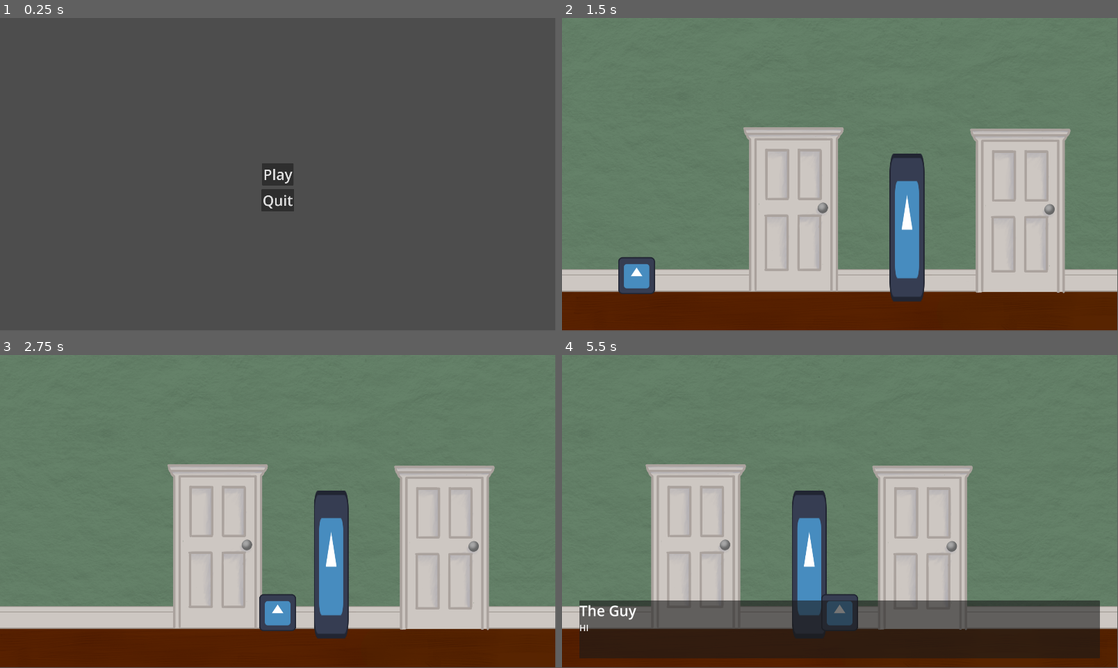
Above: before the commit, frames 1-4 (two rows, left to right).
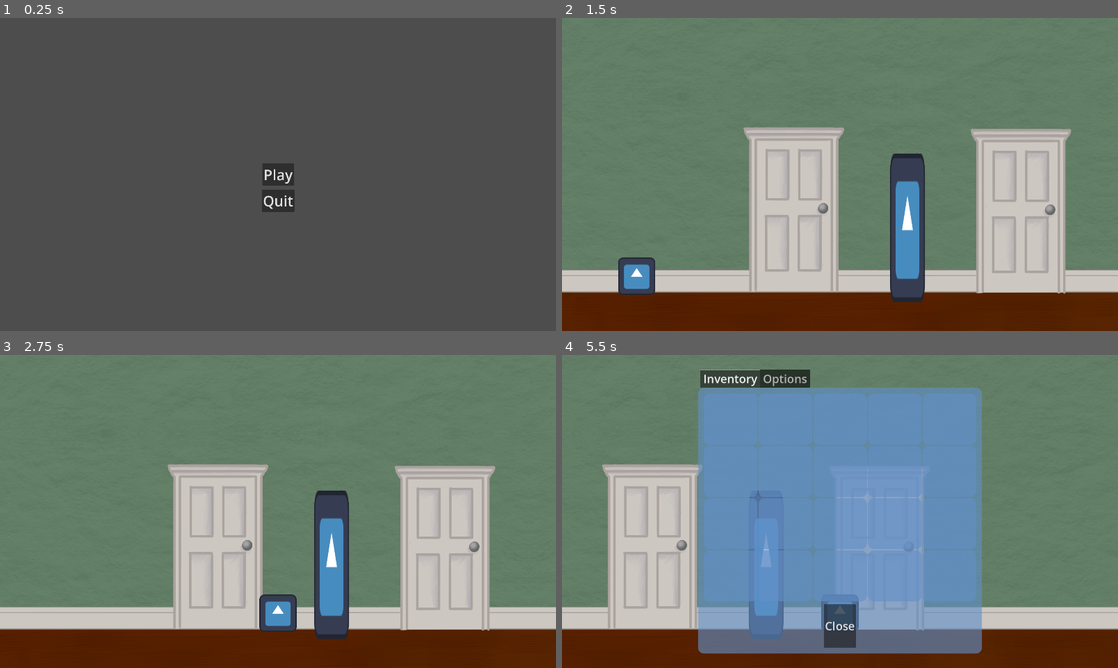
Above: after the commit, the same moments.

Repository: KeyraWebb/room-loop
Game: Godot game, scene res://Menus/main_menu.tscn
Same seed, same stepped clock (60 frames per second), same inputs: the game is played once before the commit and once after it. The engine's default icon, where the game draws it, is replaced by a stand-in: a white triangle on a blue panel in a dark square.
Inputs (mouse positions are in pixels of both pictures, inside the frame that each line leads up to):
- Up to frame 1 (0.25 s): no input
- Up to frame 2 (1.5 s): click "Play" at 0.5 s; tap Enter at 1.25 s; move the mouse to (795, 208) at 1.27 s; press the mouse at (795, 208) at 1.28 s; hold D (Right) from 1.28 s (still down)
- Up to frame 3 (2.75 s): keep holding D (Right); move the mouse to (455, 549) at 2.02 s; release the mouse at (455, 549) at 2.03 s; click (455, 549) at 2.1 s
- Up to frame 4 (5.5 s): move the mouse to (890, 564) at 2.77 s; release D (Right) at 2.78 s; press the mouse at (890, 564) at 2.78 s; hold A (Left) 2.78-3.53 s; tap Space at 3.5 s; move the mouse to (812, 574) at 3.52 s; release the mouse at (812, 574) at 3.53 s; hold D (Right) 3.53-5.03 s; click (812, 574) at 3.6 s; tap Enter at 4.25 s; move the mouse to (1006, 558) at 4.27 s; press the mouse at (1006, 558) at 4.28 s; tap Tab (Inventory, bound only after the commit) at 4.9 s; move the mouse to (673, 464) at 5.02 s; release the mouse at (673, 464) at 5.03 s; hold A (Left) from 5.03 s (still down); click (673, 464) at 5.1 s
In our replay, the window is 799x449 before the commit and 800x450 after it. These sizes can differ from the game's own. Grey fills any space a smaller window leaves; there, only what the larger window draws over its background counts as a difference.

The runs differ from the first frame. In frame 1, 0.2% of the frame differs, in the area x 47-53%, y 46-62%; in frame 2, 2.1%; in frame 3, 2.0%; in frame 4, 57%, in the area x 0-100%, y 0-97%.

Commit message:
more guy

Diff:
--- a/Levels/Level One/levelOne.tscn
+++ b/Levels/Level One/levelOne.tscn
@@ -1,13 +1,65 @@
-[gd_scene load_steps=5 format=3 uid="uid://j0q0m34dwf8u"]
+[gd_scene load_steps=8 format=3 uid="uid://j0q0m34dwf8u"]
 
-[ext_resource type="PackedScene" uid="uid://bgg5l6ildp86c" path="res://Levels/Level One/level_one_hallway.tscn" id="1_4eynx"]
+[ext_resource type="Texture2D" uid="uid://dgiu2e4nogsyr" path="res://Assets/images/backgrounds/wallpaper.png" id="1_258m3"]
 [ext_resource type="PackedScene" uid="uid://bfyxc880avvo" path="res://Objects/player.tscn" id="2_sum2k"]
+[ext_resource type="PackedScene" uid="uid://dd0h5pqfbhabu" path="res://Objects/door.tscn" id="2_x8eqr"]
 [ext_resource type="PackedScene" uid="uid://rj0iureb8g4v" path="res://Menus/pause_menu.tscn" id="3_g4jv1"]
+[ext_resource type="PackedScene" uid="uid://cge0ou844fw7t" path="res://Objects/the_guy.tscn" id="3_gnwpo"]
 [ext_resource type="PackedScene" uid="uid://gcn2qqpa4pnt" path="res://Menus/dialogue.tscn" id="4_rwd5n"]
+
+[sub_resource type="WorldBoundaryShape2D" id="WorldBoundaryShape2D_6qgaj"]
 
 [node name="LevelOne" type="Node2D"]
 
-[node name="LevelOneHallway" parent="." instance=ExtResource("1_4eynx")]
+[node name="Hallway" type="Node2D" parent="."]
+
+[node name="Background" type="Node2D" parent="Hallway"]
+z_index = -100
+
+[node name="Sprite2D" type="Sprite2D" parent="Hallway/Background"]
+position = Vector2(0, 270)
+scale = Vector2(0.75, 0.75)
+texture = ExtResource("1_258m3")
+centered = false
+
+[node name="Sprite2D3" type="Sprite2D" parent="Hallway/Background"]
+position = Vector2(0, -538)
+scale = Vector2(0.75, 0.75)
+texture = ExtResource("1_258m3")
+centered = false
+flip_v = true
+
+[node name="Sprite2D4" type="Sprite2D" parent="Hallway/Background"]
+position = Vector2(1875, -538)
+scale = Vector2(0.75, 0.75)
+texture = ExtResource("1_258m3")
+centered = false
+flip_v = true
+
+[node name="Sprite2D2" type="Sprite2D" parent="Hallway/Background"]
+position = Vector2(1875, 270)
+scale = Vector2(0.75, 0.75)
+texture = ExtResource("1_258m3")
+centered = false
+flip_h = true
+
+[node name="Doors" type="Node2D" parent="Hallway"]
+
+[node name="Living Door" parent="Hallway/Doors" node_paths=PackedStringArray("location") instance=ExtResource("2_x8eqr")]
+position = Vector2(802, 658)
+location = NodePath("../../../LivingRoom")
+
+[node name="Kitchen Door" parent="Hallway/Doors" node_paths=PackedStringArray("location") instance=ExtResource("2_x8eqr")]
+position = Vector2(1586, 663)
+location = NodePath("../../../Kitchen")
+
+[node name="Bedroom Door" parent="Hallway/Doors" node_paths=PackedStringArray("location") instance=ExtResource("2_x8eqr")]
+position = Vector2(2836, 663)
+location = NodePath("../../../Bedroom")
+
+[node name="The guy" parent="Hallway" instance=ExtResource("3_gnwpo")]
+position = Vector2(1193, 724)
+script = null
 
 [node name="Player" parent="." instance=ExtResource("2_sum2k")]
 position = Vector2(138, 853)
@@ -25,4 +77,16 @@
 [node name="Pause Menu" parent="CanvasLayer" instance=ExtResource("3_g4jv1")]
 visible = false
 
-[editable path="LevelOneHallway"]
+[node name="Kitchen" type="Node2D" parent="."]
+
+[node name="Background" type="Node2D" parent="Kitchen"]
+
+[node name="LivingRoom" type="Node2D" parent="."]
+
+[node name="Bedroom" type="Node2D" parent="."]
+
+[node name="Ground" type="StaticBody2D" parent="."]
+position = Vector2(0, 956)
+
+[node name="CollisionShape2D" type="CollisionShape2D" parent="Ground"]
+shape = SubResource("WorldBoundaryShape2D_6qgaj")
--- a/Levels/Level One/level_one_hallway.tscn
+++ /dev/null
@@ -1,76 +0,0 @@
-[gd_scene load_steps=7 format=3 uid="uid://bgg5l6ildp86c"]
-
-[ext_resource type="Texture2D" uid="uid://dgiu2e4nogsyr" path="res://Assets/images/backgrounds/wallpaper.png" id="1_3n5na"]
-[ext_resource type="PackedScene" uid="uid://dd0h5pqfbhabu" path="res://Objects/door.tscn" id="2_hvnlt"]
-[ext_resource type="Texture2D" uid="uid://11aqbaova7k5" path="res://icon.svg" id="3_c6qbo"]
-[ext_resource type="Script" uid="uid://bb1f2p1wq5ap7" path="res://Levels/Level One/the_guy.gd" id="4_3n5na"]
-
-[sub_resource type="WorldBoundaryShape2D" id="WorldBoundaryShape2D_6qgaj"]
-
-[sub_resource type="RectangleShape2D" id="RectangleShape2D_3n5na"]
-size = Vector2(126.731, 127.5)
-
-[node name="LevelOneHallway" type="Node2D"]
-
-[node name="Background" type="Node2D" parent="."]
-z_index = -100
-
-[node name="Sprite2D" type="Sprite2D" parent="Background"]
-position = Vector2(0, 270)
-scale = Vector2(0.75, 0.75)
-texture = ExtResource("1_3n5na")
-centered = false
-
-[node name="Sprite2D3" type="Sprite2D" parent="Background"]
-position = Vector2(0, -538)
-scale = Vector2(0.75, 0.75)
-texture = ExtResource("1_3n5na")
-centered = false
-flip_v = true
-
-[node name="Sprite2D4" type="Sprite2D" parent="Background"]
-position = Vector2(1875, -538)
-scale = Vector2(0.75, 0.75)
-texture = ExtResource("1_3n5na")
-centered = false
-flip_v = true
-
-[node name="Sprite2D2" type="Sprite2D" parent="Background"]
-position = Vector2(1875, 270)
-scale = Vector2(0.75, 0.75)
-texture = ExtResource("1_3n5na")
-centered = false
-flip_h = true
-
-[node name="Doors" type="Node2D" parent="."]
-
-[node name="Living Door" parent="Doors" instance=ExtResource("2_hvnlt")]
-position = Vector2(802, 658)
-
-[node name="Kitchen Door" parent="Doors" instance=ExtResource("2_hvnlt")]
-position = Vector2(1586, 663)
-
-[node name="Bedroom Door" parent="Doors" instance=ExtResource("2_hvnlt")]
-position = Vector2(2836, 663)
-
-[node name="Ground" type="StaticBody2D" parent="."]
-position = Vector2(0, 956)
-
-[node name="CollisionShape2D" type="CollisionShape2D" parent="Ground"]
-shape = SubResource("WorldBoundaryShape2D_6qgaj")
-
-[node name="The guy" type="Sprite2D" parent="."]
-position = Vector2(1193, 724)
-scale = Vector2(-0.939, 4)
-texture = ExtResource("3_c6qbo")
-script = ExtResource("4_3n5na")
-
-[node name="Area2D" type="Area2D" parent="The guy"]
-
-[node name="CollisionShape2D" type="CollisionShape2D" parent="The guy/Area2D"]
-position = Vector2(1.59778, 0)
-shape = SubResource("RectangleShape2D_3n5na")
-
-[connection signal="input_event" from="The guy/Area2D" to="The guy" method="_on_area_2d_input_event"]
-[connection signal="mouse_entered" from="The guy/Area2D" to="The guy" method="_on_area_2d_mouse_entered"]
-[connection signal="mouse_exited" from="The guy/Area2D" to="The guy" method="_on_area_2d_mouse_exited"]
--- a/Menus/dialogue.tscn
+++ b/Menus/dialogue.tscn
@@ -31,14 +31,22 @@
 grow_horizontal = 2
 grow_vertical = 0
 
-[node name="VBoxContainer" type="VBoxContainer" parent="PanelContainer"]
+[node name="MarginContainer" type="MarginContainer" parent="PanelContainer"]
 layout_mode = 2
+theme_override_constants/margin_left = 20
+theme_override_constants/margin_top = 20
+theme_override_constants/margin_right = 20
+theme_override_constants/margin_bottom = 20
 
-[node name="Speaker" type="Label" parent="PanelContainer/VBoxContainer"]
+[node name="VBoxContainer" type="VBoxContainer" parent="PanelContainer/MarginContainer"]
+layout_mode = 2
+theme_override_constants/separation = 10
+
+[node name="Speaker" type="Label" parent="PanelContainer/MarginContainer/VBoxContainer"]
 layout_mode = 2
 text = "Speaker"
 
-[node name="RichTextLabel" type="RichTextLabel" parent="PanelContainer/VBoxContainer"]
+[node name="RichTextLabel" type="RichTextLabel" parent="PanelContainer/MarginContainer/VBoxContainer"]
 layout_mode = 2
 text = "skljdhflkhskdfhlkshfdlkhsk isdhfkshdfk shfekjg sdgfs kjshdfgsl dkshdfhsfh k ashdfkkls kdshfhsa f"
 fit_content = true
--- a/Levels/Level One/the_guy.gd
+++ b/Objects/the_guy.gd
@@ -13,12 +13,13 @@
 
 
 func DialogueController():
+	#TODO: Make a controller that will control the dialogue
 	pass
 
 func LevelOneDialogue():
+	#TODO: level one dialogue
 	dialogueBox.Say("The Guy", "HI")
 
-
 func _on_area_2d_input_event(viewport: Node, event: InputEvent, shape_idx: int) -> void:
-	if event.is_action_pressed("Interact"):
-		LevelOneDialogue()
+	#TODO: make it click
+	pass
--- /dev/null
+++ b/Objects/the_guy.tscn
@@ -0,0 +1,22 @@
+[gd_scene load_steps=4 format=3 uid="uid://cge0ou844fw7t"]
+
+[ext_resource type="Texture2D" uid="uid://11aqbaova7k5" path="res://icon.svg" id="1_j0x1i"]
+[ext_resource type="Script" uid="uid://bb1f2p1wq5ap7" path="res://Objects/the_guy.gd" id="2_aobe3"]
+
+[sub_resource type="RectangleShape2D" id="RectangleShape2D_3n5na"]
+size = Vector2(126.731, 127.5)
+
+[node name="The guy" type="Sprite2D"]
+scale = Vector2(-0.939, 4)
+texture = ExtResource("1_j0x1i")
+script = ExtResource("2_aobe3")
+
+[node name="Area2D" type="Area2D" parent="."]
+
+[node name="CollisionShape2D" type="CollisionShape2D" parent="Area2D"]
+position = Vector2(1.59778, 0)
+shape = SubResource("RectangleShape2D_3n5na")
+
+[connection signal="input_event" from="Area2D" to="." method="_on_area_2d_input_event"]
+[connection signal="mouse_entered" from="Area2D" to="." method="_on_area_2d_mouse_entered"]
+[connection signal="mouse_exited" from="Area2D" to="." method="_on_area_2d_mouse_exited"]
--- a/project.godot
+++ b/project.godot
@@ -24,6 +24,7 @@
 window/size/viewport_width=1920
 window/size/viewport_height=1080
 window/size/mode=3
+window/stretch/mode="viewport"
 mouse_cursor/custom_image="uid://0cnt7y0qe13"
 
 [input]
@@ -50,3 +51,8 @@
 "events": [Object(InputEventKey,"resource_local_to_scene":false,"resource_name":"","device":-1,"window_id":0,"alt_press …(195 unchanged characters)…
 ]
 }
+Inventory={
+"deadzone": 0.2,
+"events": [Object(InputEventKey,"resource_local_to_scene":false,"resource_name":"","device":-1,"window_id":0,"alt_pressed":false,"shift_pressed":false,"ctrl_pressed":false,"meta_pressed":false,"pressed":false,"keycode":0,"physical_keycode":4194306,"key_label":0,"unicode":0,"location":0,"echo":false,"script":null)
+]
+}
Renamed: Levels/Level One/the_guy.gd.uid -> Objects/the_guy.gd.uid
